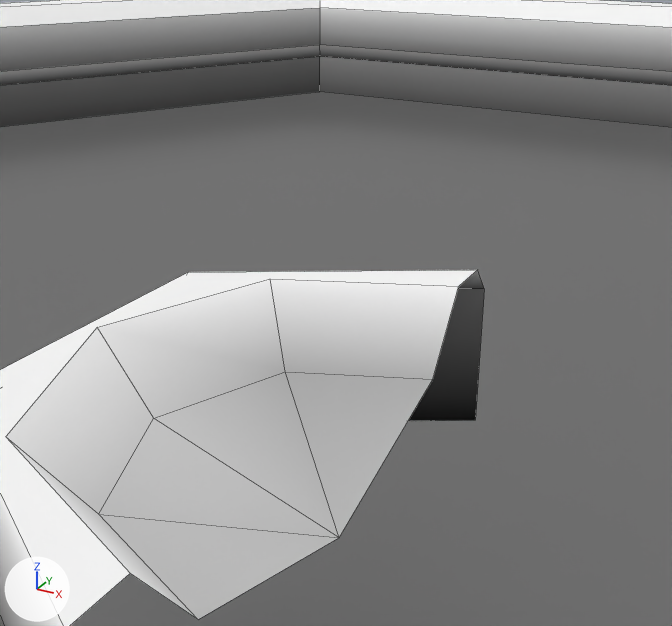
A saved change to the Blender file source-files/board.blend.
One viewpoint serves both versions: a 50 mm camera at (0.946, -1.737, 1.162) aimed at (-0.005, -0.007, 0.297). The lights are fixed; the arrows at lower left show +X, +Y and +Z. Mesh edges are drawn as thin lines.

Script lines for the objects in view, before the commit:
```python
me_circle_003 = bpy.data.meshes.new('Circle.003')
me_circle_003.from_pydata(...)  # 81 vertices, 62 faces; spans x -12.9..11.0, y -9.5..9.5, z -1.2..0.2
me_circle_003.materials.append(mat_material_001)
ob_circle = bpy.data.objects.new('Circle', me_circle_003)
ob_circle.location = (0.0, 0.0, 0.0)
```
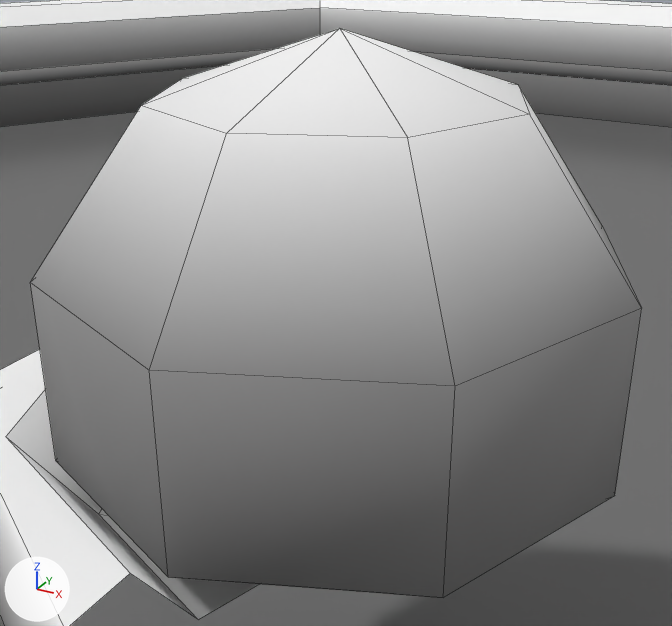
Location of each change, (x1, y1, x2, y2) in pixels of the pictures (672 x 626 px):
'Sphere', added: after (31, 29, 642, 598)
'Circle', unchanged, covered by the edit: (0, 0, 672, 626) in both

Edits to the bpy script that builds the scene:
```text
Add mat_marblematerial:
    mat_marblematerial = bpy.data.materials.new('MarbleMaterial')
    mat_marblematerial.use_nodes = True; mat_marblematerial.node_tree.nodes.clear()
    _N = mat_marblematerial.node_tree.nodes; _L = mat_marblematerial.node_tree.links
    n0 = _N.new('ShaderNodeBsdfPrincipled'); n0.name = 'Principled BSDF'
    n0.inputs[1].default_value = 0.39  # 'Metallic'
    n0.inputs[2].default_value = 1.0  # 'Roughness'
    n1 = _N.new('ShaderNodeOutputMaterial'); n1.name = 'Material Output'
    n2 = _N.new('ShaderNodeVertexColor'); n2.name = 'Color Attribute'
    n2.layer_name = 'Color'
    _L.new(n0.outputs[0], n1.inputs[0])  # 'BSDF' to 'Surface'
    _L.new(n2.outputs[0], n0.inputs[0])  # 'Color' to 'Base Color'
Add me_sphere:
    me_sphere.from_pydata(...)  # 34 vertices, 40 faces; spans x -0.666..0.666, y -0.666..0.666, z -0.318..0.93
    me_sphere.polygons.foreach_set('use_smooth', [True] * 40)
    me_sphere.materials.append(mat_marblematerial)
Add ob_sphere:
    ob_sphere = bpy.data.objects.new('Sphere', me_sphere)
    ob_sphere.location = (0.0, 0.0, 0.0)
```
